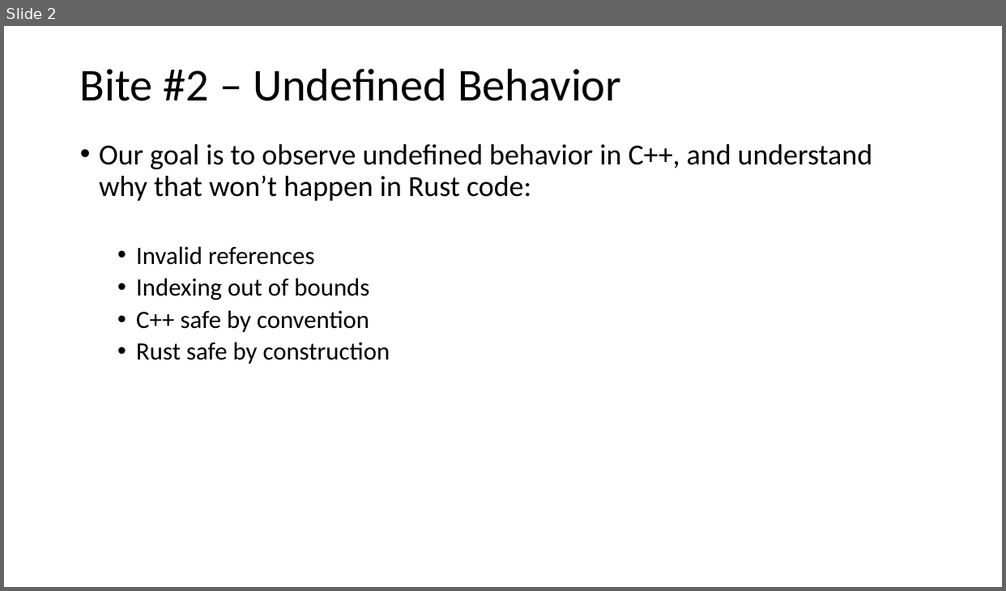
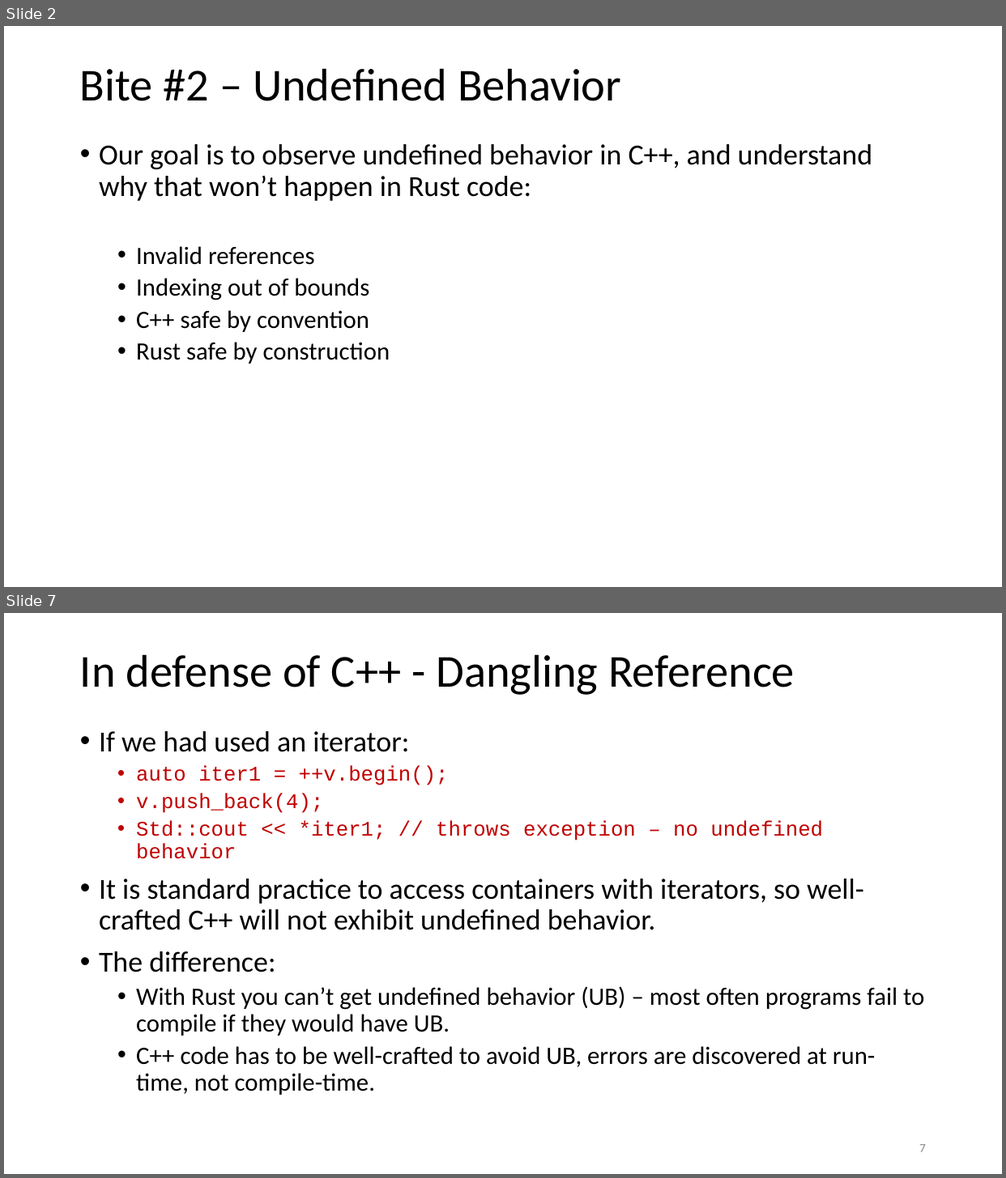
Before and after one commit to JimFawcett/JimFawcett.github.io, a slide deck: Resources/ConsumingRustBite2.pptx. Shown one above the other, each under a label of ours: slide 2 before the commit, slides 2 and 7 after it; the slides between them are not shown. The pictures are 1006x591 and 1006x1178 pixels, drawn with LibreOffice and Linux fonts; fonts in the diff are those of the drawing. Boxes give left, top, right and bottom in pixels: in the first picture for what was removed or moved away, otherwise in the second. Text is boxed around its words. In the diff, an @@ line names an element or a change of style, - is before the commit and + after.

```diff
--- a/Resources/ConsumingRustBite2.pptx
+++ b/Resources/ConsumingRustBite2.pptx
@@ slide 7 added at [4, 613, 1002, 1174], background #FFFFFF @@
@@ title added at [80, 654, 795, 695], 44 pt, text #000000 @@
+In defense of C++ - Dangling Reference
@@ text added at [99, 731, 924, 1095], 24 pt, text #000000 @@
+• If we had used an iterator:
+  • auto iter1 = ++v.begin();
+  • v.push_back(4);
+  • Std::cout << *iter1; // throws exception – no undefined behavior
+• It is standard practice to access containers with iterators, so well-crafted C++ will not exhibit undefined behavior.
+• The difference:
+  • With Rust you can’t get undefined behavior (UB) – most often programs fail to compile if they would have UB.
+  • C++ code has to be well-crafted to avoid UB, errors are discovered at run-time, not compile-time.
@@ page number added at [919, 1144, 926, 1152], 12 pt, text #8C8C8C @@
+7
```
Also in this commit, not shown: 3 slides changed, 6 other slides added, 5 slides removed, 1 other file.
